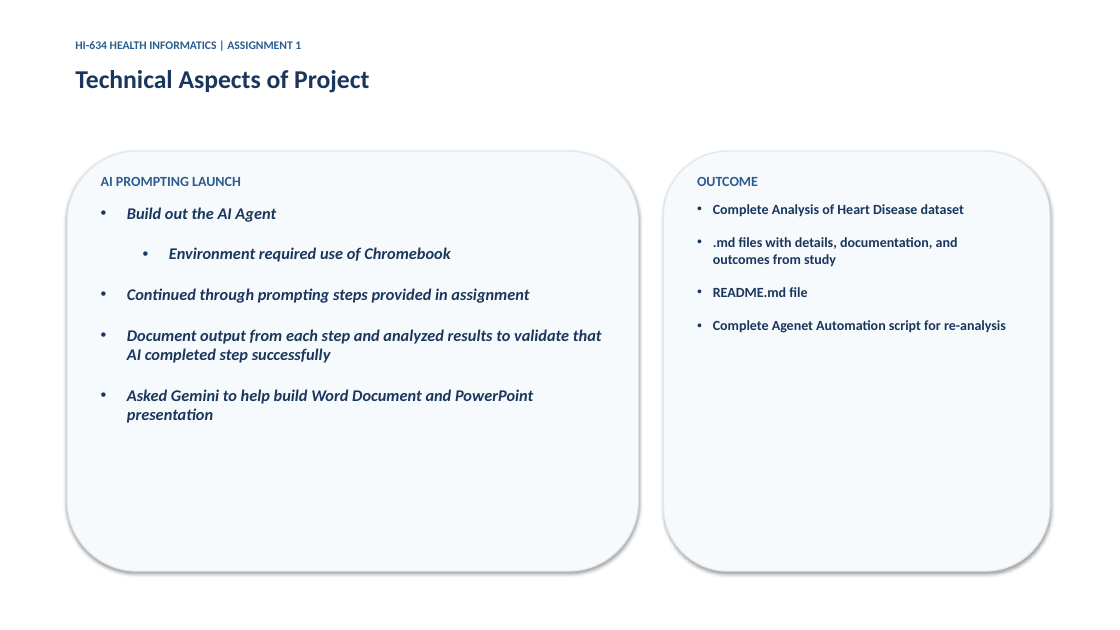
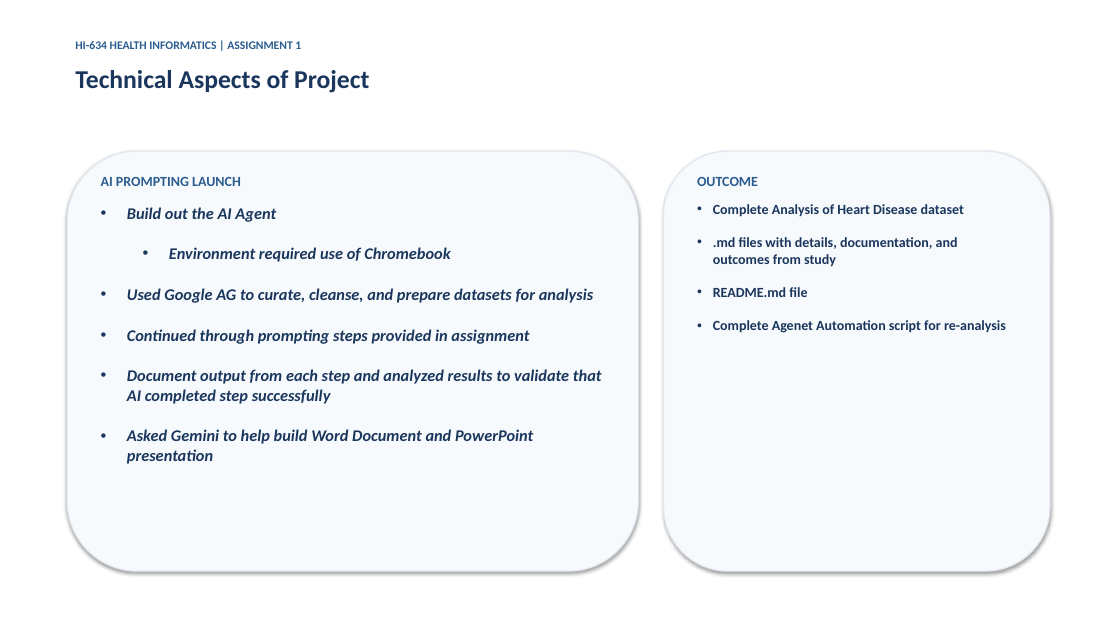
Before and after one commit to kafeiaulait-gif/HI-634-Assignment_1-Health-Data-Science-Project, a slide deck: slide 15 of assignment_submission/deliverables/slide_show.pptx (slide 12 before the commit). Drawn at 1120x630 pixels with LibreOffice and Linux fonts; fonts in the diff are those of the drawing. Boxes give left, top, right and bottom in pixels: in the first picture for what was removed or moved away, otherwise in the second. Text is boxed around its words. In the diff, an @@ line names an element or a change of style, - is before the commit and + after.

```diff
--- a/assignment_submission/deliverables/slide_show.pptx
+++ b/assignment_submission/deliverables/slide_show.pptx
@@ text at box(127, 288, 593, 303): paragraph added @@
+• Used Google AG to curate, cleanse, and prepare datasets for analysis
```
Also in this commit, not shown: 4 slides added, 2 other files.
